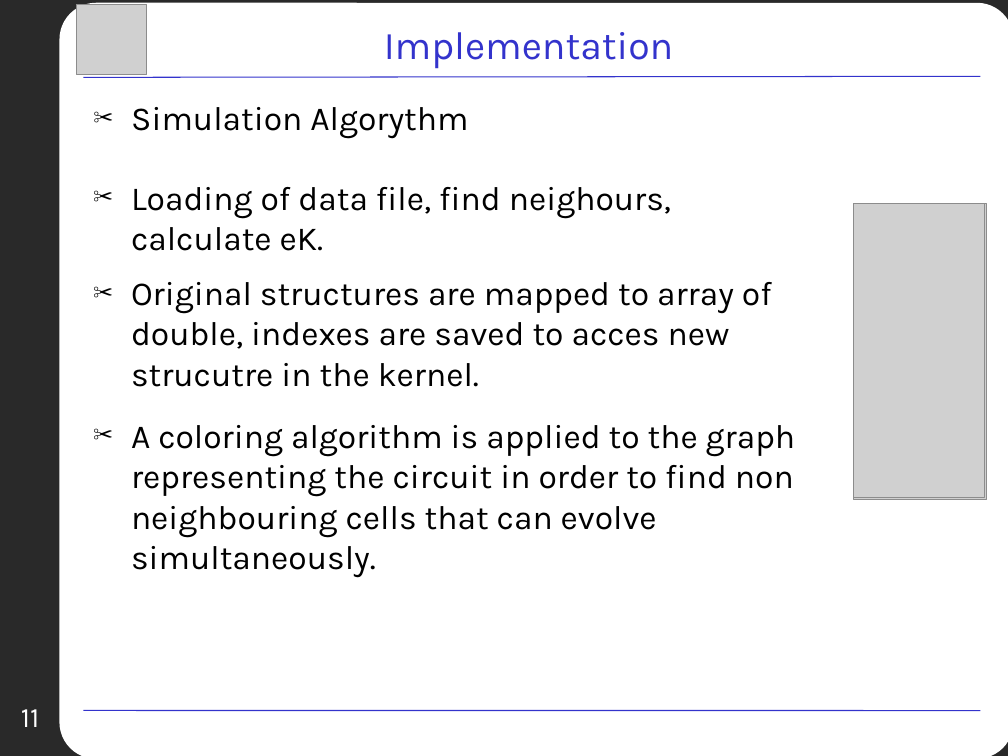
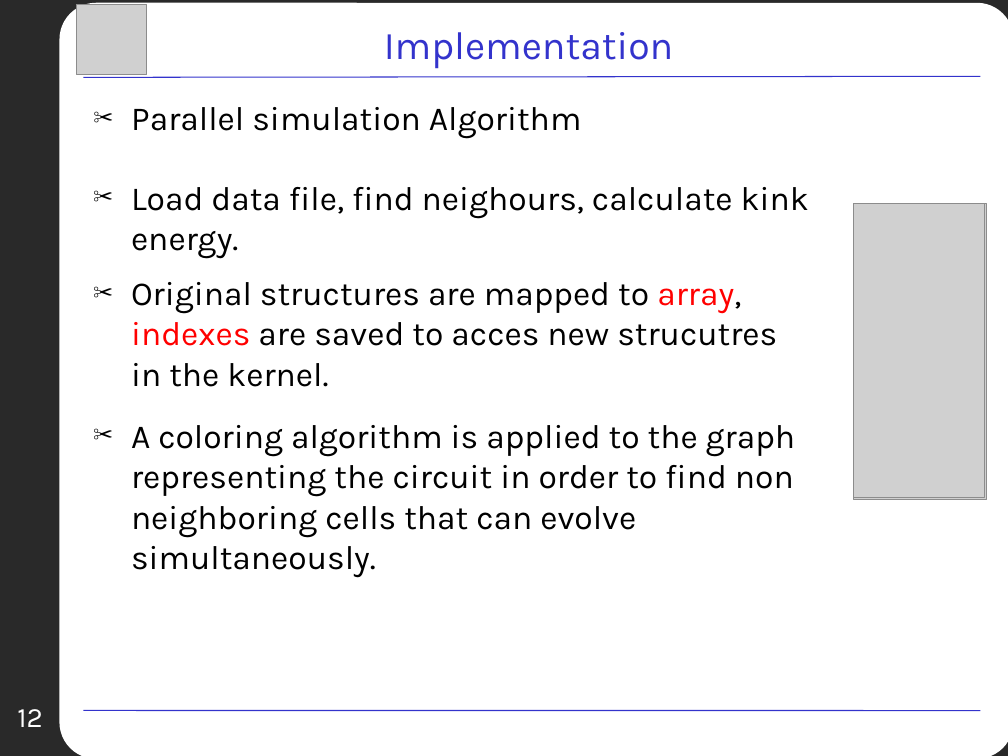
Before and after one commit to Anthz/qcadesigner-cuda, a slide deck: slide 12 of docs/bistable/PPT/Presentation.ppt (slide 11 before the commit). Drawn at 1008x756 pixels with LibreOffice and Linux fonts; fonts in the diff are those of the drawing; grey boxes stand for pictures; background and template pictures are left out. Boxes give left, top, right and bottom in pixels: in the first picture for what was removed or moved away, otherwise in the second. Text is boxed around its words. In the diff, an @@ line names an element or a change of style, - is before the commit and + after.

```diff
--- a/docs/bistable/PPT/Presentation.ppt
+++ b/docs/bistable/PPT/Presentation.ppt
@@ text at (131,107,582,139): text changed @@
-✂ Simulation Algorythm
+✂ Parallel simulation Algorithm
@@ text at (131,187,809,259): text changed @@
-✂ Loading of data file, find neighours, calculate eK.
+✂ Load data file, find neighours, calculate kink energy.
@@ text at (131,282,777,387): text changed @@
-✂ Original structures are mapped to array of double, indexes are saved to acces new strucutre in the kernel.
+✂ Original structures are mapped to array, indexes are saved to acces new strucutres in the kernel.
@@ text at (131,425,795,578): text changed @@
-✂ A coloring algorithm is applied to the graph representing the circuit in order to find non neighbouring cells that can evolve simultaneously.
+✂ A coloring algorithm is applied to the graph representing the circuit in order to find non neighboring cells that can evolve simultaneously.
@@ page number at (17,709,42,727): text changed @@
-11
+12
```
Also in this commit, not shown: 10 other slides changed, 4 slides added, 3 slides removed, 1 other file.
